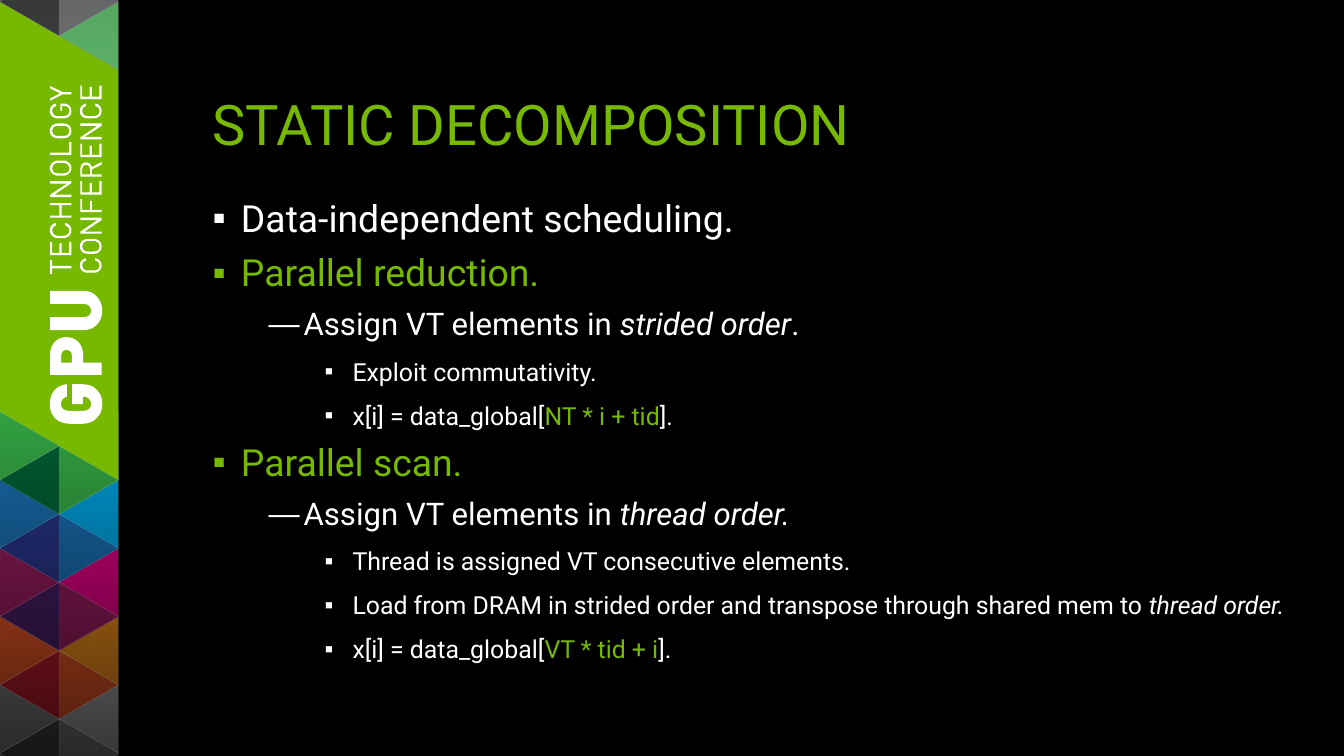
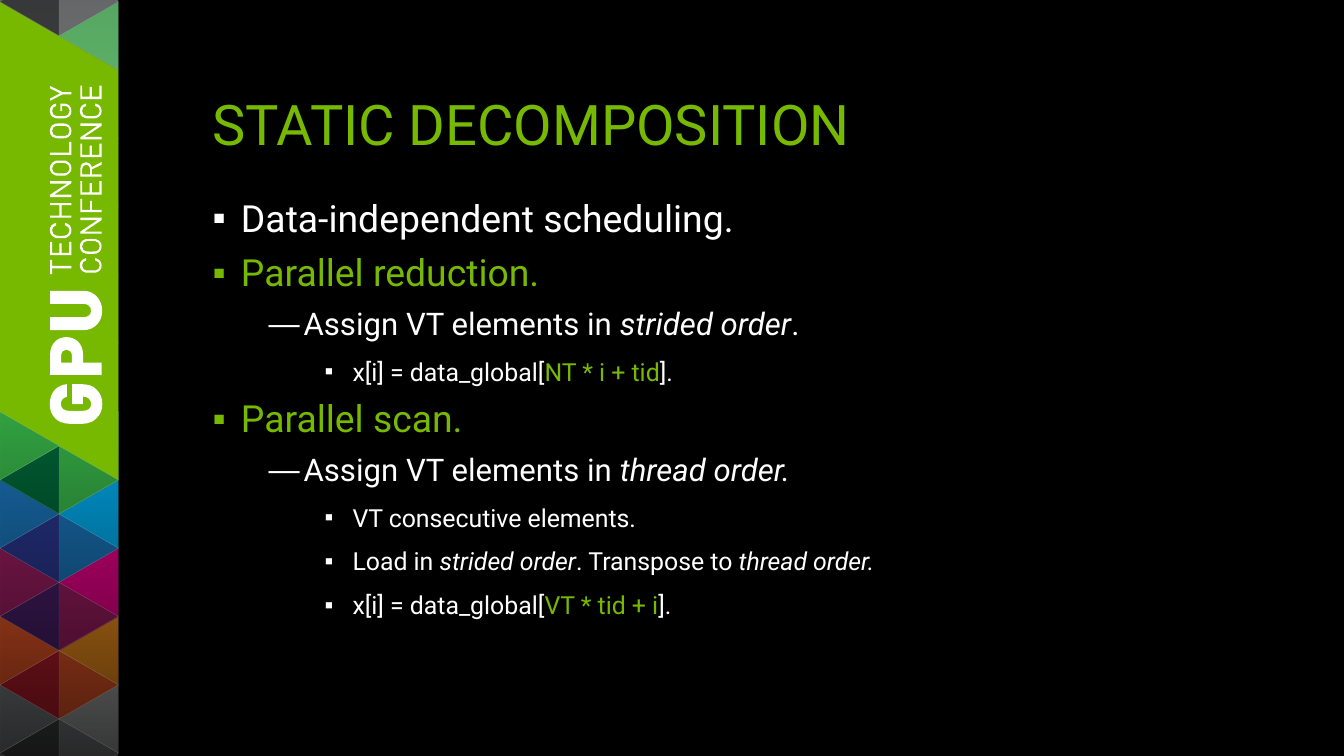
Before and after one commit to seanbaxter/gtc_2014, a slide deck: slide 10 of gtc_2014_sean_baxter.pptx (slide 7 before the commit). Drawn at 1344x756 pixels with LibreOffice and Linux fonts; fonts in the diff are those of the drawing. Boxes give left, top, right and bottom in pixels: in the first picture for what was removed or moved away, otherwise in the second. Text is boxed around its words. In the diff, an @@ line names an element or a change of style, - is before the commit and + after.

```diff
--- a/gtc_2014_sean_baxter.pptx
+++ b/gtc_2014_sean_baxter.pptx
@@ text at (353,362,596,387): paragraph removed @@
-    ▪ Exploit commutativity.
@@ text at (353,508,874,575): text changed @@
-    ▪ Thread is assigned VT consecutive elements.
-    ▪ Load from DRAM in strided order and transpose through shared mem to thread order.
+    ▪ VT consecutive elements.
+    ▪ Load in strided order. Transpose to thread order.
```
Also in this commit, not shown: 14 other slides changed, 3 slides added, 1 slide removed.
